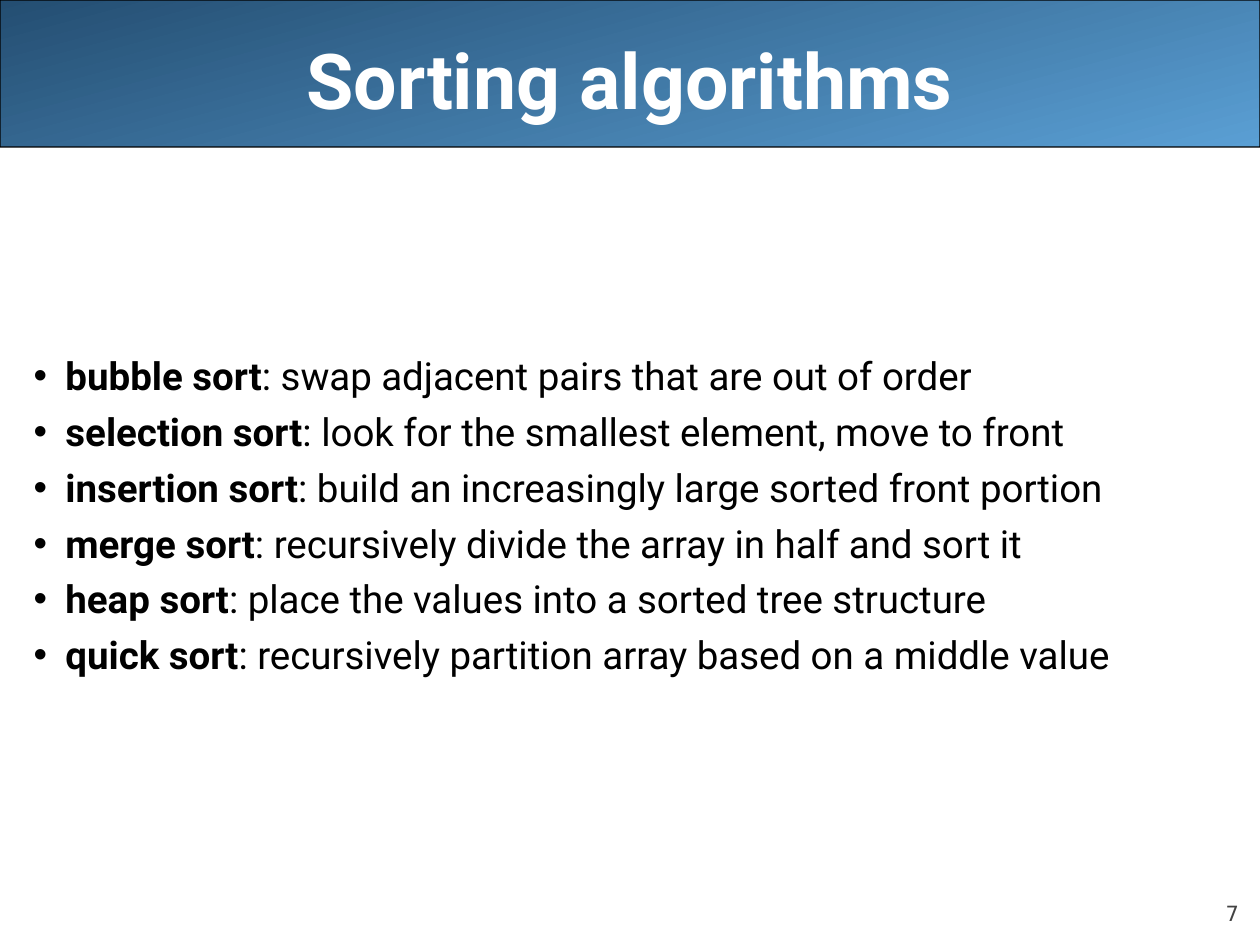
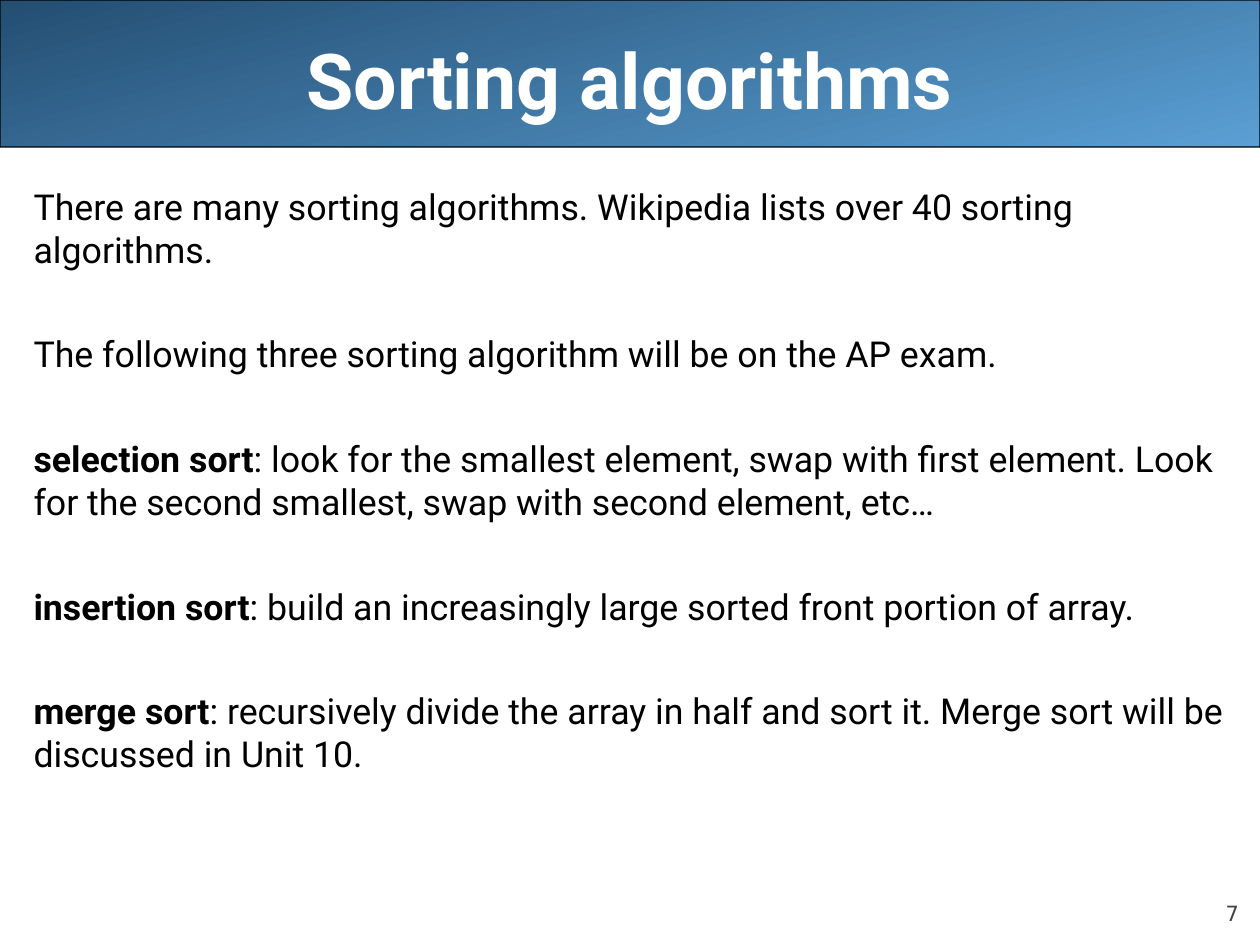
Before and after one commit to LongBaoNguyen/longbaonguyen.github.io, a slide deck: slide 7 of courses/apcsa/lecture19.ppt. Drawn at 1260x945 pixels with LibreOffice and Linux fonts; fonts in the diff are those of the drawing. Boxes give left, top, right and bottom in pixels: in the first picture for what was removed or moved away, otherwise in the second. Text is boxed around its words. In the diff, an @@ line names an element or a change of style, - is before the commit and + after.

```diff
--- a/courses/apcsa/lecture19.ppt
+++ b/courses/apcsa/lecture19.ppt
@@ text at bbox=[34, 193, 1223, 768]: text changed; size 22 to 20.4 pt @@
-• bubble sort: swap adjacent pairs that are out of order
-• selection sort: look for the smallest element, move to front
-• insertion sort: build an increasingly large sorted front portion
-• merge sort: recursively divide the array in half and sort it
-• heap sort: place the values into a sorted tree structure
-• quick sort: recursively partition array based on a middle value
+There are many sorting algorithms. Wikipedia lists over 40 sorting algorithms.
+The following three sorting algorithm will be on the AP exam.
+selection sort: look for the smallest element, swap with first element. Look for the second smallest, swap with second element, etc…
+insertion sort: build an increasingly large sorted front portion of array.
+merge sort: recursively divide the array in half and sort it. Merge sort will be discussed in Unit 10.
```
Also in this commit, not shown: 7 other slides changed, 6 slides added, 18 slides removed, 45 other files.
